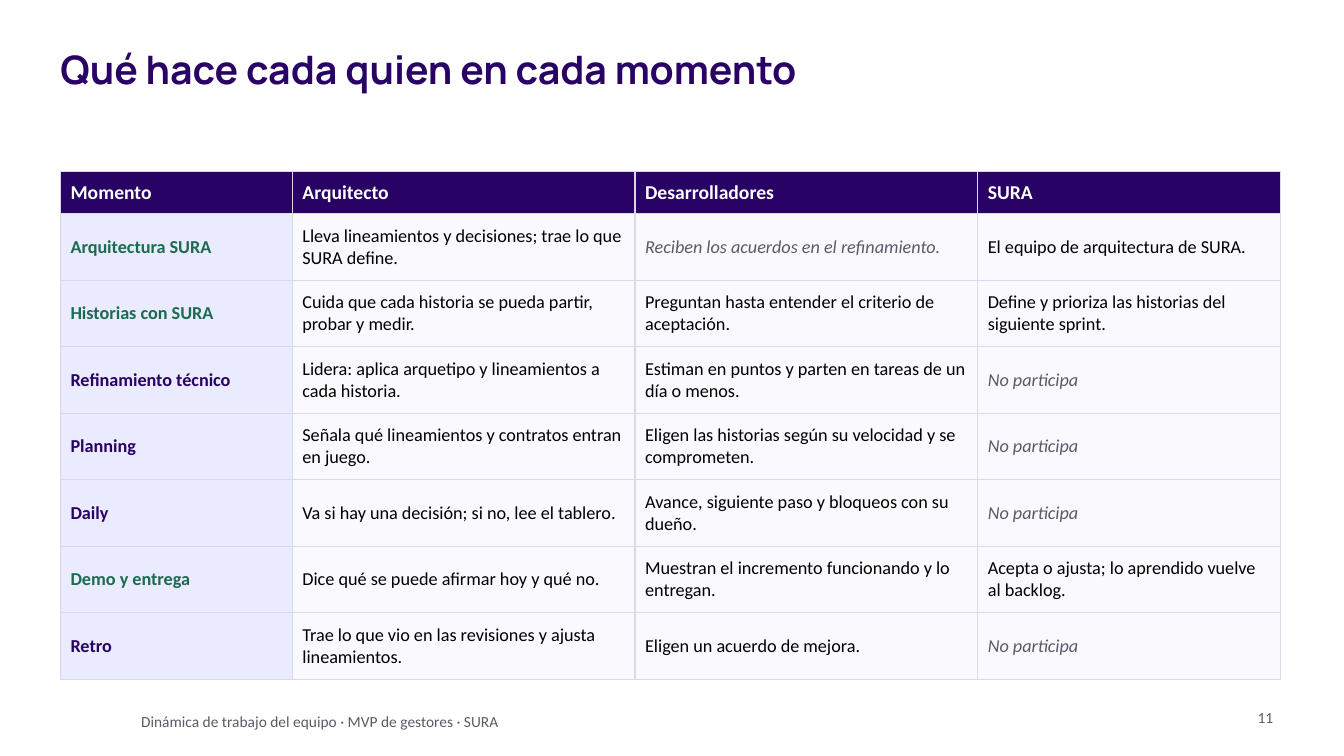
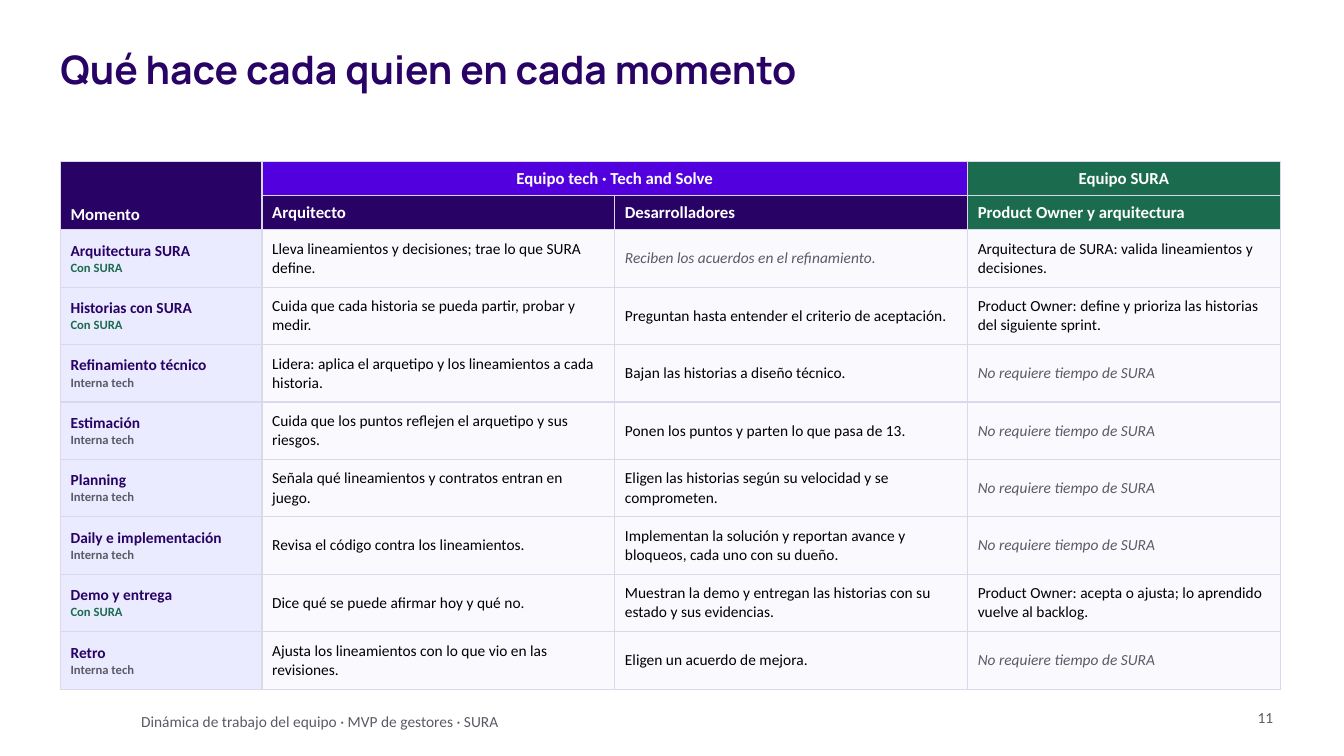
Before and after one commit to didierfrancogomez/propuestas, a slide deck: slide 11 of SURA/gestores-sura/metodologia-trabajo/Tech and Solve - Dinámica de trabajo del equipo.pptx. Drawn at 1344x756 pixels with LibreOffice and Linux fonts; fonts in the diff are those of the drawing; background and template pictures are left out. Boxes give left, top, right and bottom in pixels: in the first picture for what was removed or moved away, otherwise in the second. Text is boxed around its words. In the diff, an @@ line names an element or a change of style, - is before the commit and + after.

```diff
--- a/SURA/gestores-sura/metodologia-trabajo/Tech and Solve - Dinámica de trabajo del equipo.pptx
+++ b/SURA/gestores-sura/metodologia-trabajo/Tech and Solve - Dinámica de trabajo del equipo.pptx
@@ table at (60,161,1280,679) @@
-row 1: Momento | Arquitecto | Desarrolladores | SURA
-row 2: Arquitectura SURA | Lleva lineamientos y decisiones; trae lo que SURA define. | Reciben los acuerdos en el refinamiento. | El equipo de arquitectura de SURA.
-row 3: Historias con SURA | Cuida que cada historia se pueda partir, probar y medir. | Preguntan hasta entender el criterio de aceptación. | Define y prioriza las historias del siguiente sprint.
-row 4: Refinamiento técnico | Lidera: aplica arquetipo y lineamientos a cada historia. | Estiman en puntos y parten en tareas de un día o menos. | No participa
-row 5: Planning | Señala qué lineamientos y contratos entran en juego. | Eligen las historias según su velocidad y se comprometen. | No participa
-row 6: Daily | Va si hay una decisión; si no, lee el tablero. | Avance, siguiente paso y bloqueos con su dueño. | No participa
-row 7: Demo y entrega | Dice qué se puede afirmar hoy y qué no. | Muestran el incremento funcionando y lo entregan. | Acepta o ajusta; lo aprendido vuelve al backlog.
-row 8: Retro | Trae lo que vio en las revisiones y ajusta lineamientos. | Eligen un acuerdo de mejora. | No participa
+row 1: Momento | Equipo tech · Tech and Solve |  | Equipo SURA
+row 2:  | Arquitecto | Desarrolladores | Product Owner y arquitectura
+row 3: Arquitectura SURA / Con SURA | Lleva lineamientos y decisiones; trae lo que SURA define. | Reciben los acuerdos en el refinamiento. | Arquitectura de SURA: valida lineamientos y decisiones.
+row 4: Historias con SURA / Con SURA | Cuida que cada historia se pueda partir, probar y medir. | Preguntan hasta entender el criterio de aceptación. | Product Owner: define y prioriza las historias del siguiente sprint.
+row 5: Refinamiento técnico / Interna tech | Lidera: aplica el arquetipo y los lineamientos a cada historia. | Bajan las historias a diseño técnico. | No requiere tiempo de SURA
+row 6: Estimación / Interna tech | Cuida que los puntos reflejen el arquetipo y sus riesgos. | Ponen los puntos y parten lo que pasa de 13. | No requiere tiempo de SURA
+row 7: Planning / Interna tech | Señala qué lineamientos y contratos entran en juego. | Eligen las historias según su velocidad y se comprometen. | No requiere tiempo de SURA
+row 8: Daily e implementación / Interna tech | Revisa el código contra los lineamientos. | Implementan la solución y reportan avance y bloqueos, cada uno con su dueño. | No requiere tiempo de SURA
+row 9: Demo y entrega / Con SURA | Dice qué se puede afirmar hoy y qué no. | Muestran la demo y entregan las historias con su estado y sus evidencias. | Product Owner: acepta o ajusta; lo aprendido vuelve al backlog.
+row 10: Retro / Interna tech | Ajusta los lineamientos con lo que vio en las revisiones. | Eligen un acuerdo de mejora. | No requiere tiempo de SURA
@@ table: place and size @@
-table at (60,171,1280,667)
+table at (60,161,1280,679)
```
Also in this commit, not shown: 10 other slides changed, 8 slides added, 8 slides removed, 12 other files.
